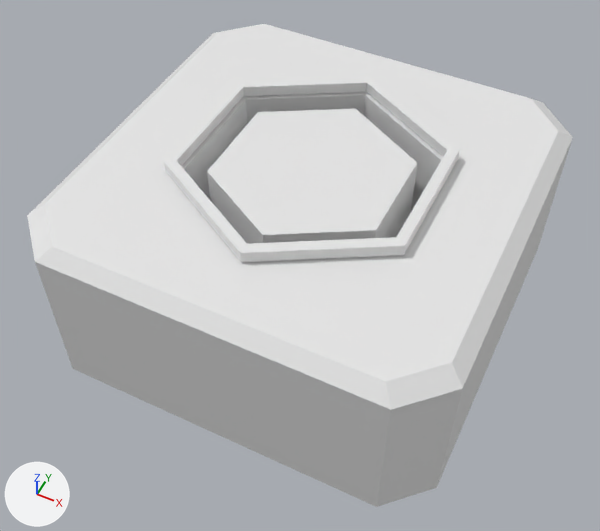
An edit to the FBX model Assets/_OurAssets/Meshes/DoorThingy.fbx, drawn before and after from the same camera.
One viewpoint serves both versions: a 50 mm camera at (1.32, -2.77, 3.56) aimed at (0.01, -0.17, 0.31). Arrows for +X, +Y and +Z are at lower left; the lights stay in place. Where no turn or scale is listed for an object, it has been applied to the vertices.
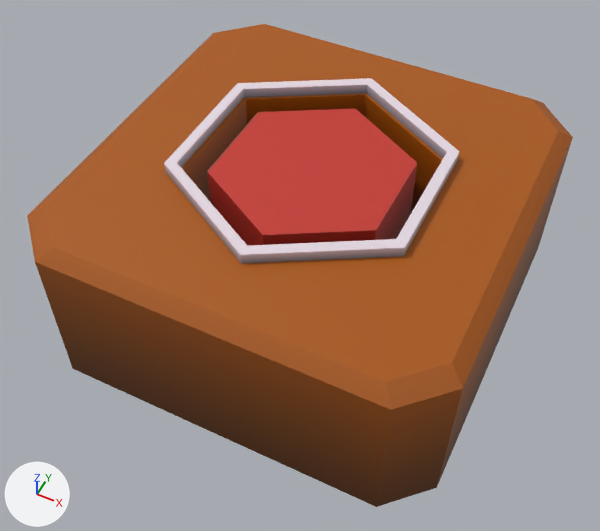
Boxes [x1, y1, x2, y2] around the edits, measured in the pictures (600 x 531 px):
'Cube', recoloured, surface changed (white to brown): [27, 24, 573, 507] in both
'Cylinder', recoloured, surface changed (white to red): [207, 109, 417, 246] in both
'Cylinder.001', recoloured, moved: before [164, 76, 460, 262]; after [164, 78, 460, 263]
part 2 of me_cylinder, surface changed (white to red): before [207, 109, 417, 244]; after [207, 109, 417, 246]

The edits, one by one:
Picture 'Gradient Palette.png' (img_gradient_palette_png) is new.
Material 'GradientPalette' (mat_gradientpalette) is new.
Its texture is img_gradient_palette_png.
me_cylinder has 12 vertices, 8 faces and spans x -0.445..0.445, y -0.514..0.514, z -0.421..0.421.
me_cylinder is used by ob_cylinder; location (0.0, 0.0, 0.435).
me_cylinder part 2: texture (UV) coordinates of 8 of 8 faces, centred in x -0.445..0.445, y -0.386..0.386, z -0.421..0.421, changed; they spanned u 0.0..1.0, v 0.0..0.95 and now span u 0.39..0.42, v 0.44..0.5.
me_cylinder now uses material mat_gradientpalette (picture img_gradient_palette_png).
me_cube has 38 vertices, 26 faces and spans x -1.07..1.07, y -1.07..1.07, z -0.02..0.86.
me_cube is used by ob_cube; location (0.0, 0.0, 0.0).
me_cube no longer uses material mat_material (white #e7e7e7).
me_cube part 1: texture (UV) coordinates of 26 of 26 faces, centred in x -1.07..1.07, y -1.07..1.07, z 0.39..0.86, changed; they spanned u 0.0..0.99, v 0.0..1.0 and now span u 0.2..0.22, v 0.36..0.48.
me_cube now uses material mat_gradientpalette (picture img_gradient_palette_png).
me_cylinder_001 has 24 vertices, 14 faces and spans x -0.618..0.618, y -0.714..0.714, z 0.525..0.584.
me_cylinder_001 now uses material mat_gradientpalette (picture img_gradient_palette_png).
Object 'Cylinder.001' (ob_cylinder_001) moves from (0.0, -0.001, 0.347) to (0.0, -0.001, 0.335).
